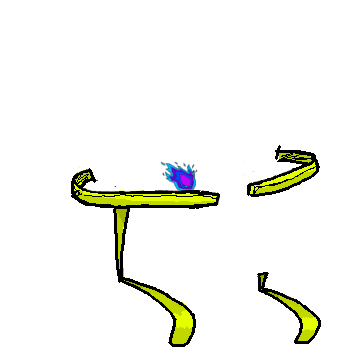
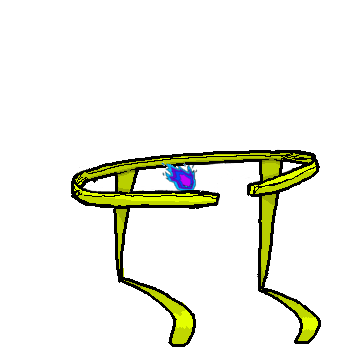
Revision of a layered (360, 360) image; what changed, layer by layer:
renamed "sketch #5" to "fire_spirit_fading_final.xcf", painted on it over [82, 145, 311, 277]
